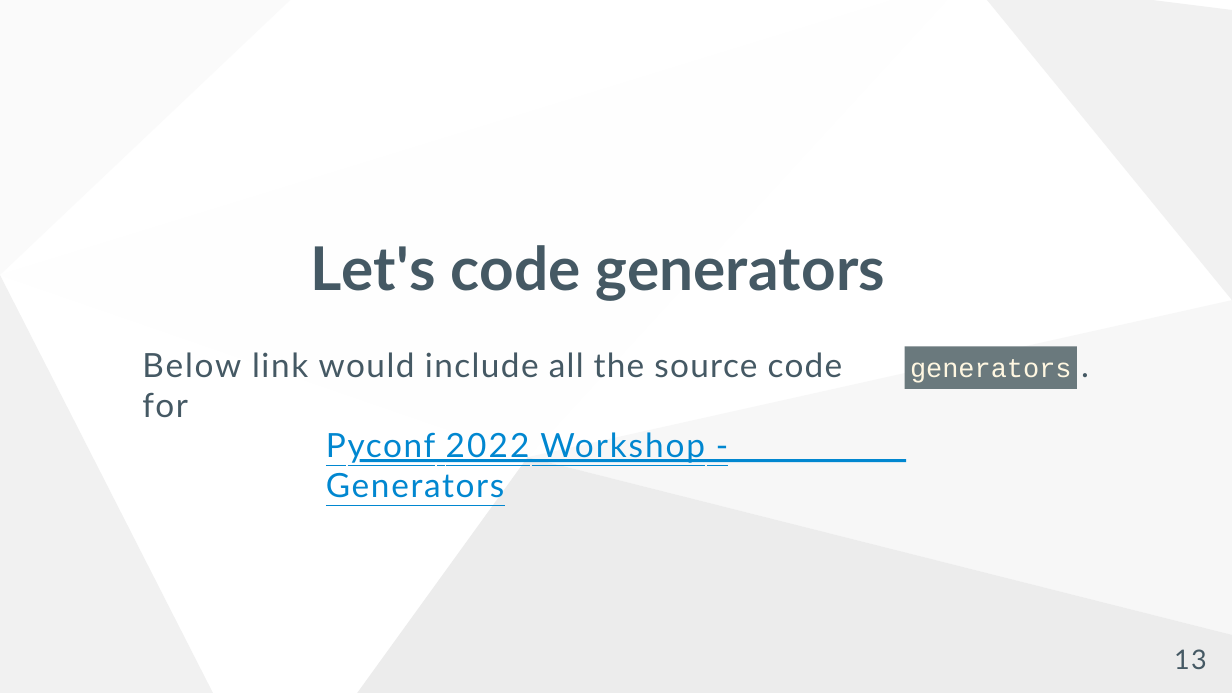
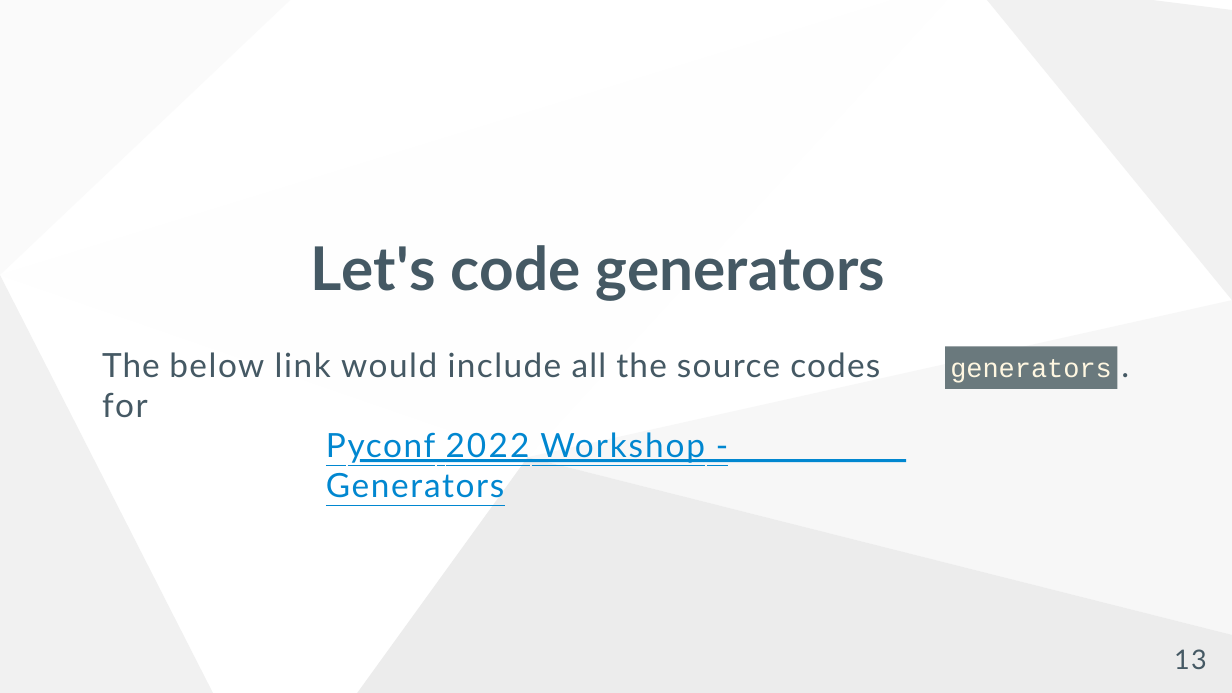
Before and after one commit to mwhorse46/pyconf_2022_decorators_generators_workshop, a slide deck: slide 13 of slideshow.pptx. Drawn at 1232x693 pixels with LibreOffice and Linux fonts; fonts in the diff are those of the drawing; background and template pictures are left out. Boxes give left, top, right and bottom in pixels: in the first picture for what was removed or moved away, otherwise in the second. Text is boxed around its words. In the diff, an @@ line names an element or a change of style, - is before the commit and + after.

```diff
--- a/slideshow.pptx
+++ b/slideshow.pptx
@@ text at box(102, 352, 880, 378): text changed @@
-Below link would include all the source code for
+The below link would include all the source codes for
@@ rectangle "generators": place and size @@
-rectangle "generators" at box(905, 347, 1077, 389)
+rectangle "generators" at box(945, 347, 1117, 389)
@@ text ".": place and size @@
-text "." at box(1080, 342, 1091, 385)
+text "." at box(1120, 342, 1130, 385)
```
Also in this commit, not shown: 12 other slides changed, 2 other files.
